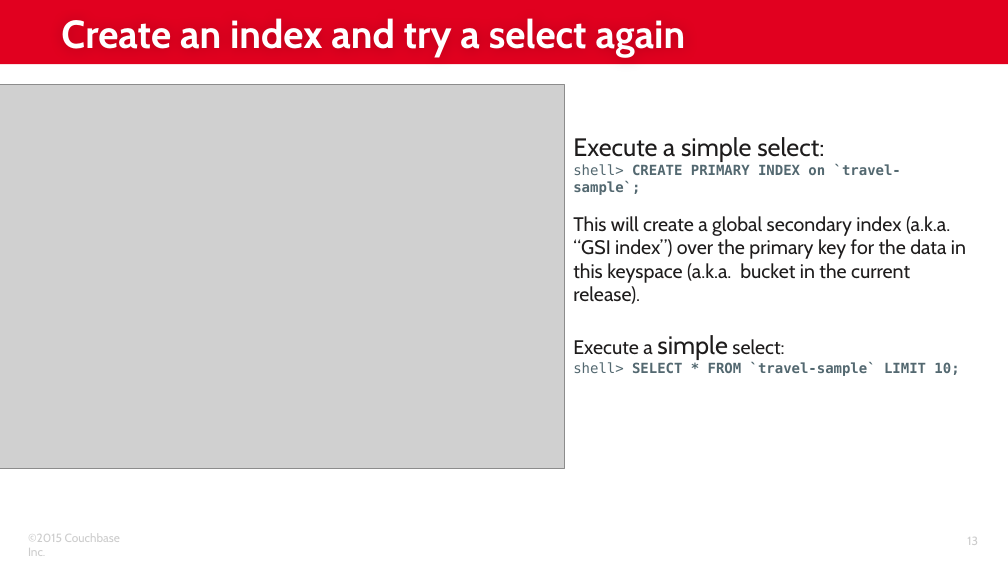
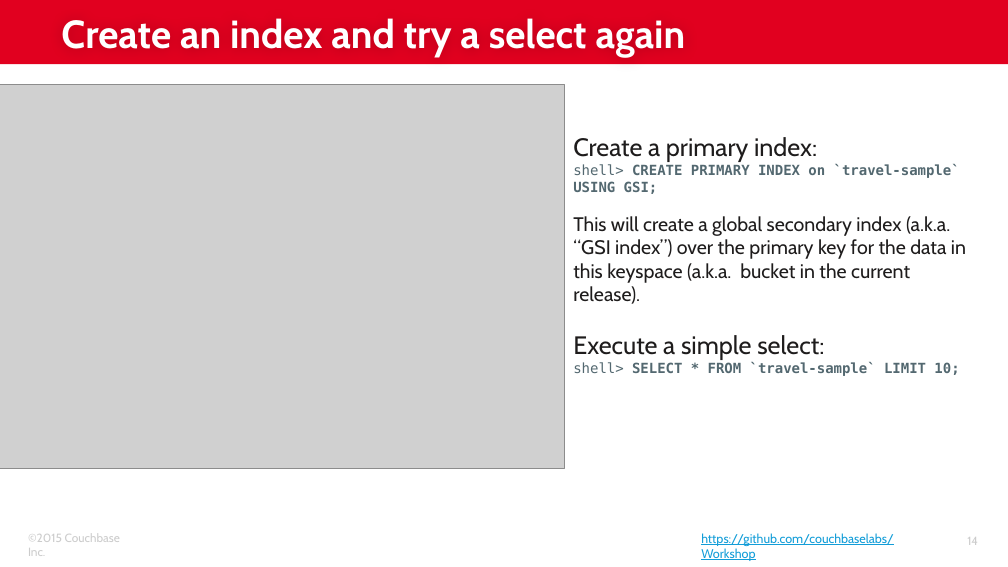
Before and after one commit to subalakr/workshop, a slide deck: slide 14 of server/presentations/02_Lab_Setup.pptx (slide 13 before the commit). Drawn at 1008x567 pixels with LibreOffice and Linux fonts; fonts in the diff are those of the drawing; grey boxes stand for pictures; background and template pictures are left out. Boxes give left, top, right and bottom in pixels: in the first picture for what was removed or moved away, otherwise in the second. Text is boxed around its words. In the diff, an @@ line names an element or a change of style, - is before the commit and + after.

```diff
--- a/server/presentations/02_Lab_Setup.pptx
+++ b/server/presentations/02_Lab_Setup.pptx
@@ text at box(573, 137, 960, 194): text changed @@
-Execute a simple select:
-shell> CREATE PRIMARY INDEX on `travel-sample`;
+Create a primary index:
+shell> CREATE PRIMARY INDEX on `travel-sample` USING GSI;
@@ text at box(573, 335, 824, 360): size 14 to 18 pt in "Execute a select:" @@
@@ text added at box(701, 533, 894, 561), 9 pt, text #129DD8, underline @@
+https://github.com/couchbaselabs/Workshop
@@ page number at box(967, 537, 978, 545): text changed @@
-13
+14
```
Also in this commit, not shown: 12 other slides changed, 1 slide added.
